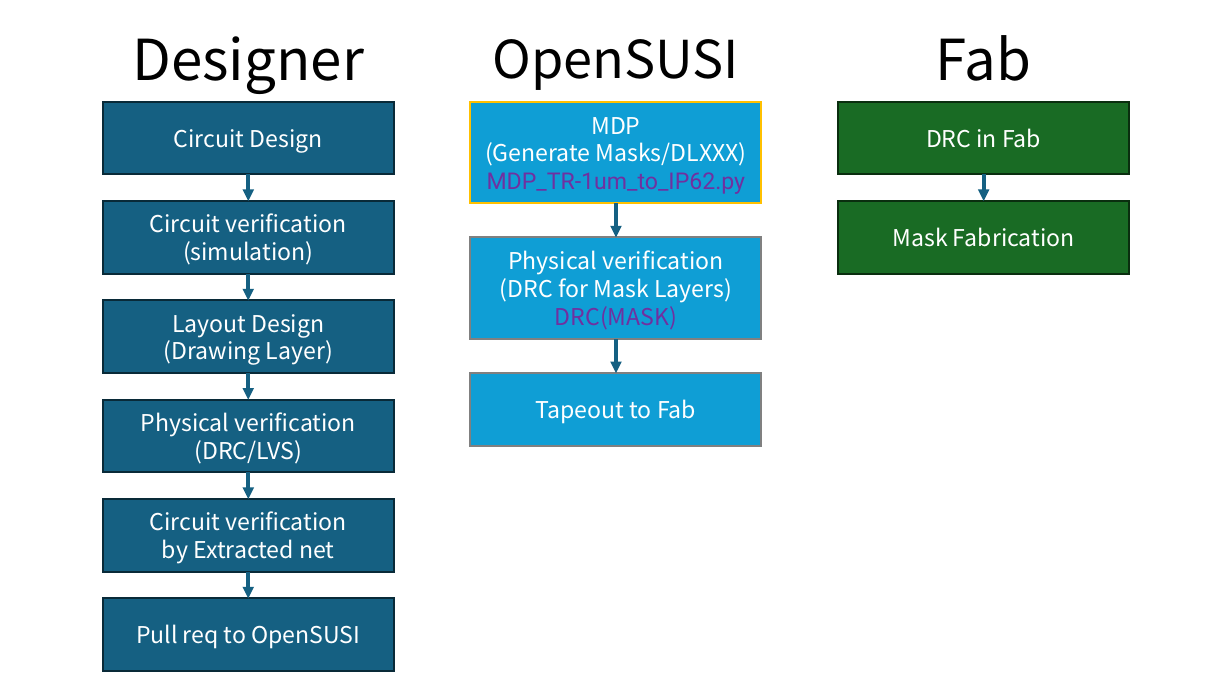
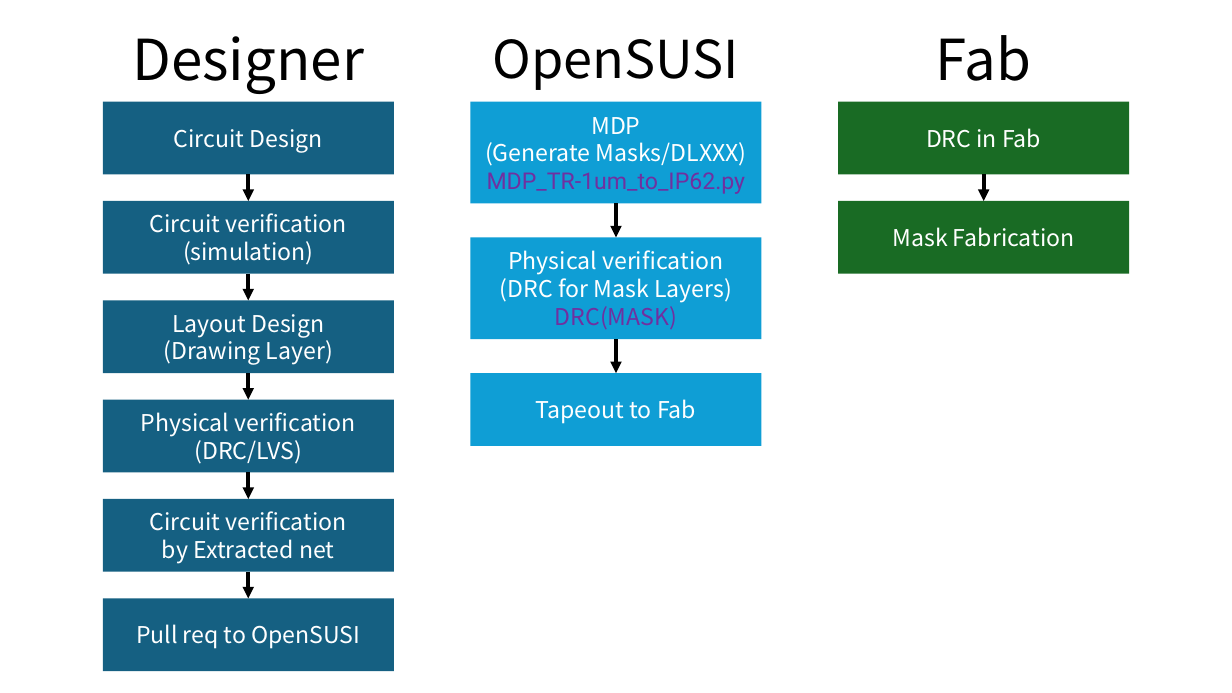
Before and after one commit to d-m-bailey/TR-1um, a slide deck: slide 14 of Document/TR-1um_DRC_summary.pptx. Drawn at 1232x693 pixels with LibreOffice and Linux fonts; fonts in the diff are those of the drawing. Boxes give left, top, right and bottom in pixels: in the first picture for what was removed or moved away, otherwise in the second. Text is boxed around its words. In the diff, an @@ line names an element or a change of style, - is before the commit and + after.

```diff
--- a/Document/TR-1um_DRC_summary.pptx
+++ b/Document/TR-1um_DRC_summary.pptx
@@ rectangle "MDP" at bbox=[470, 102, 762, 203]: outline #FFC000 1.5 pt to none @@
@@ rectangle "DRC in Fab" at bbox=[838, 102, 1129, 175]: outline #0B2F10 1.5 pt to none @@
@@ arrow (249, 175) - (249, 201): stroke #156082 3 pt to #000000 3 pt @@
@@ arrow (984, 175) - (984, 201): stroke #156082 3 pt to #000000 3 pt @@
@@ arrow (616, 203) - (616, 238): stroke #156082 3 pt to #000000 3 pt @@
@@ rectangle "Mask Fabrication" at bbox=[838, 201, 1129, 274]: outline #0B2F10 1.5 pt to none @@
@@ rectangle "Physical verification" at bbox=[470, 238, 762, 339]: outline #808080 1.5 pt to none @@
@@ arrow (249, 274) - (249, 300): stroke #156082 3 pt to #000000 3 pt @@
@@ arrow (616, 339) - (616, 373): stroke #156082 3 pt to #000000 3 pt @@
@@ arrow (249, 373) - (249, 400): stroke #156082 3 pt to #000000 3 pt @@
@@ rectangle "Tapeout to Fab" at bbox=[470, 373, 762, 446]: outline #808080 1.5 pt to none @@
@@ arrow (249, 472) - (249, 499): stroke #156082 3 pt to #000000 3 pt @@
@@ outline #092A39 1.5 pt to none in 6 elements at bbox=[103, 102, 394, 175], bbox=[103, 201, 394, 274], bbox=[103, 300, 394, 373], bbox=[103, 400, 394, 473], bbox=[103, 499, 394, 572], bbox=[103, 599, 394, 672] @@
@@ arrow (249, 572) - (249, 599): stroke #156082 3 pt to #000000 3 pt @@
```
Also in this commit, not shown: 9 other slides changed, 8 slides removed, 55 other files.
